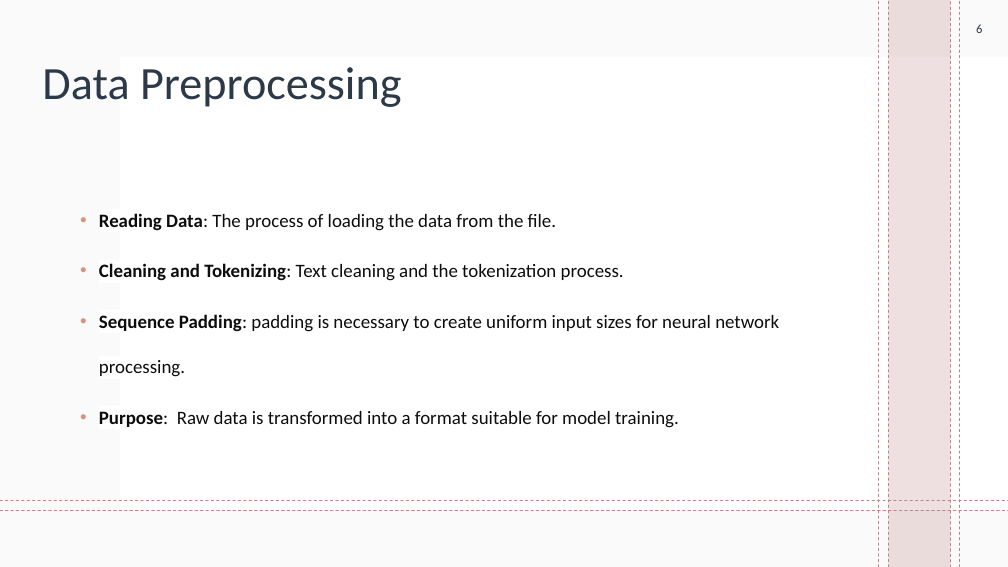
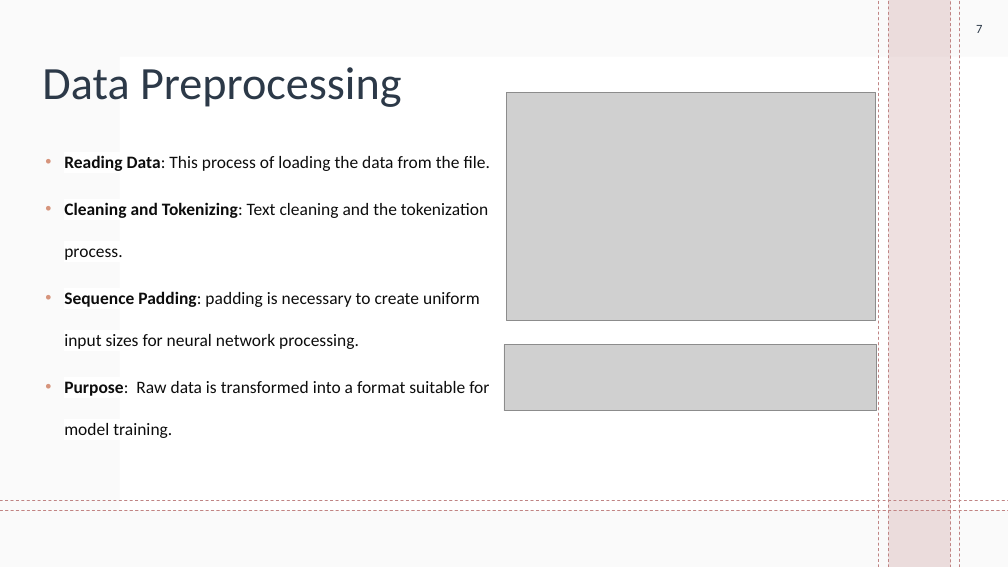
Before and after one commit to Hasansattar/Flaskapp_Amazon_Sentiment_Reviews, a slide deck: slide 7 of Amazon Product Review Sentiments presentation.pptx (slide 6 before the commit). Drawn at 1008x567 pixels with LibreOffice and Linux fonts; fonts in the diff are those of the drawing; grey boxes stand for pictures; background and template pictures are left out. Boxes give left, top, right and bottom in pixels: in the first picture for what was removed or moved away, otherwise in the second. Text is boxed around its words. In the diff, an @@ line names an element or a change of style, - is before the commit and + after.

```diff
--- a/Amazon Product Review Sentiments presentation.pptx
+++ b/Amazon Product Review Sentiments presentation.pptx
@@ page number at [976,25,982,33]: text changed @@
-6
+7
@@ picture added at [507,92,876,321] @@
@@ text "Reading Data: This process of ...": place and size @@
-text "Reading Data: This process of ..." at [99,213,779,428]
+text "Reading Data: This process of ..." at [64,155,490,438]
@@ text at [64,155,490,171]: text changed; size 18 to 16.6 pt @@
-  • Reading Data: The process of loading the data from the file.
+  • Reading Data: This process of loading the data from the file.
@@ text at [64,202,489,438]: size 18 to 16.6 pt in "Cleaning and Tokenizing: Text cleaning and the ...", "Sequence Padding: padding is necessary to create ...", "Purpose: Raw data is transformed into a ..." @@
@@ picture added at [504,345,877,411] @@
```
Also in this commit, not shown: 10 other slides changed, 1 slide added, 1 other file.
